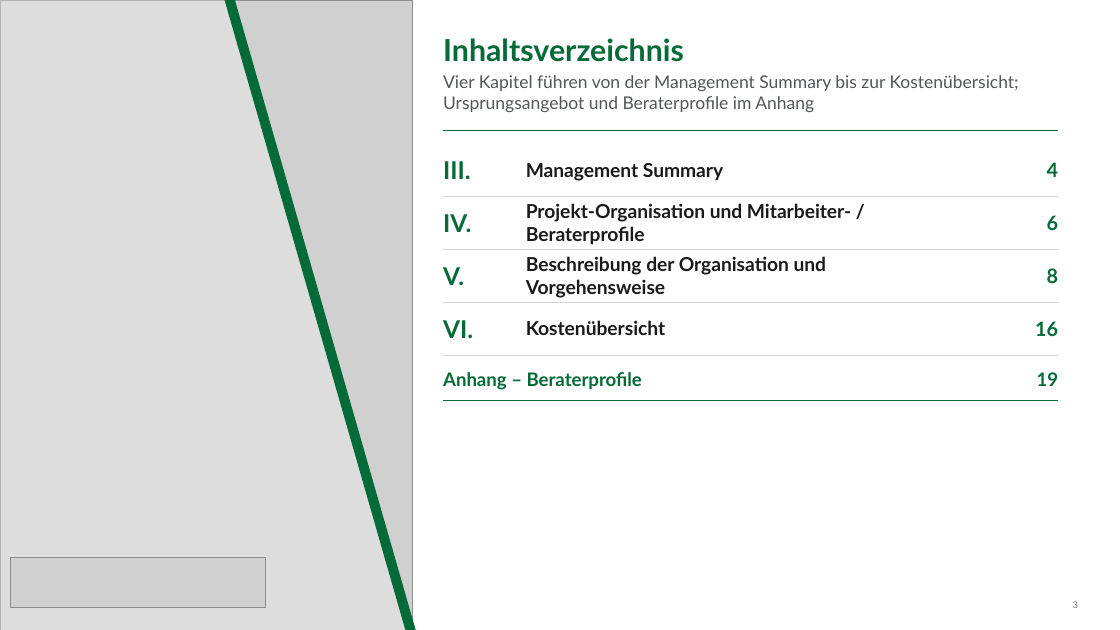
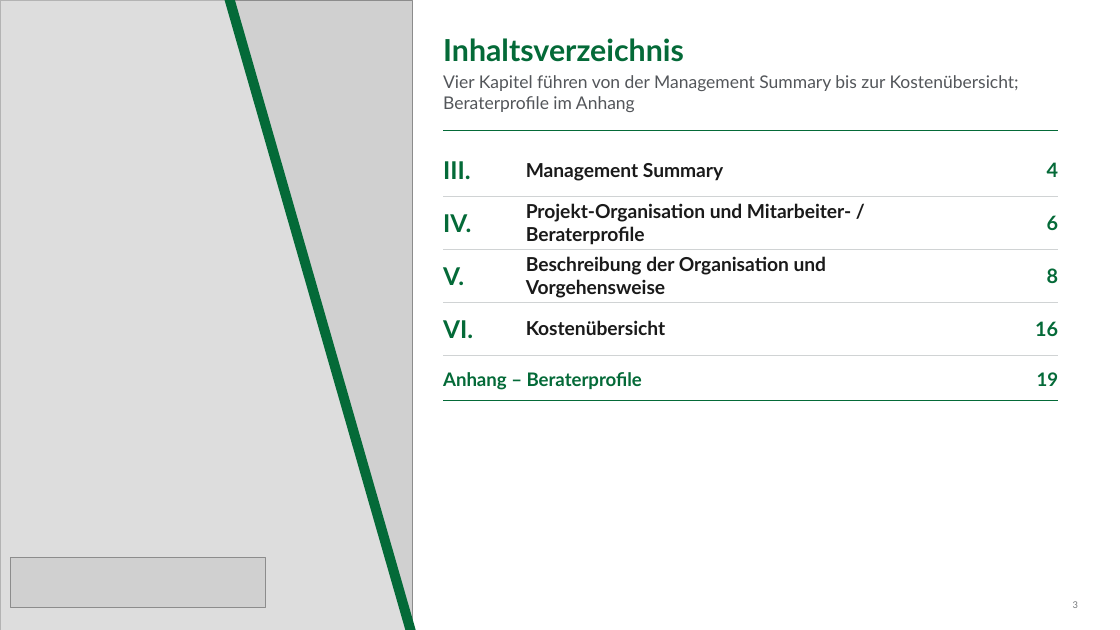
Before and after one commit to brenneisen-e/01_ki-arbeitsplatz, a slide deck: slide 3 of Bestandsuebertragung/kontextdokumente/20260702_ERGO_HR Sales_Makler meets KI_Angebot Deloitte_vworking.pptx. Drawn at 1120x630 pixels with LibreOffice and Linux fonts; fonts in the diff are those of the drawing; grey boxes stand for pictures. Boxes give left, top, right and bottom in pixels: in the first picture for what was removed or moved away, otherwise in the second. Text is boxed around its words. In the diff, an @@ line names an element or a change of style, - is before the commit and + after.

```diff
--- a/Bestandsuebertragung/kontextdokumente/20260702_ERGO_HR Sales_Makler meets KI_Angebot Deloitte_vworking.pptx
+++ b/Bestandsuebertragung/kontextdokumente/20260702_ERGO_HR Sales_Makler meets KI_Angebot Deloitte_vworking.pptx
@@ text at (443, 75, 1019, 112): text changed @@
-Vier Kapitel führen von der Management Summary bis zur Kostenübersicht; Ursprungsangebot und Beraterprofile im Anhang
+Vier Kapitel führen von der Management Summary bis zur Kostenübersicht; Beraterprofile im Anhang
```
Also in this commit, not shown: 3 other slides changed, 1 slide removed.
